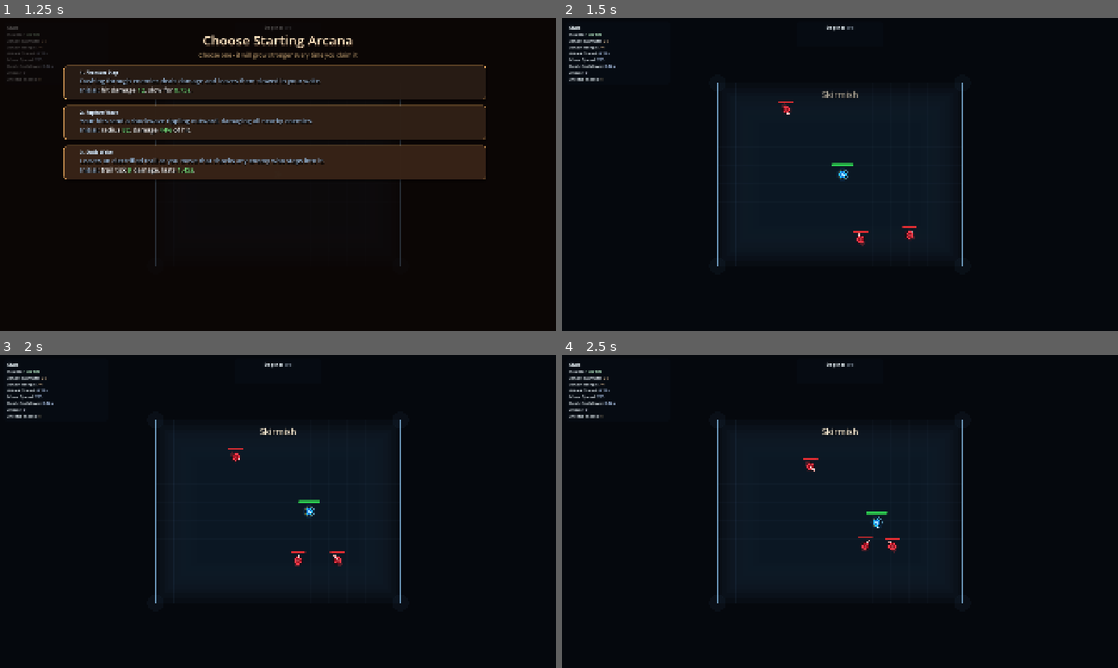
Above: before the commit, frames 1-4 (two rows, left to right).
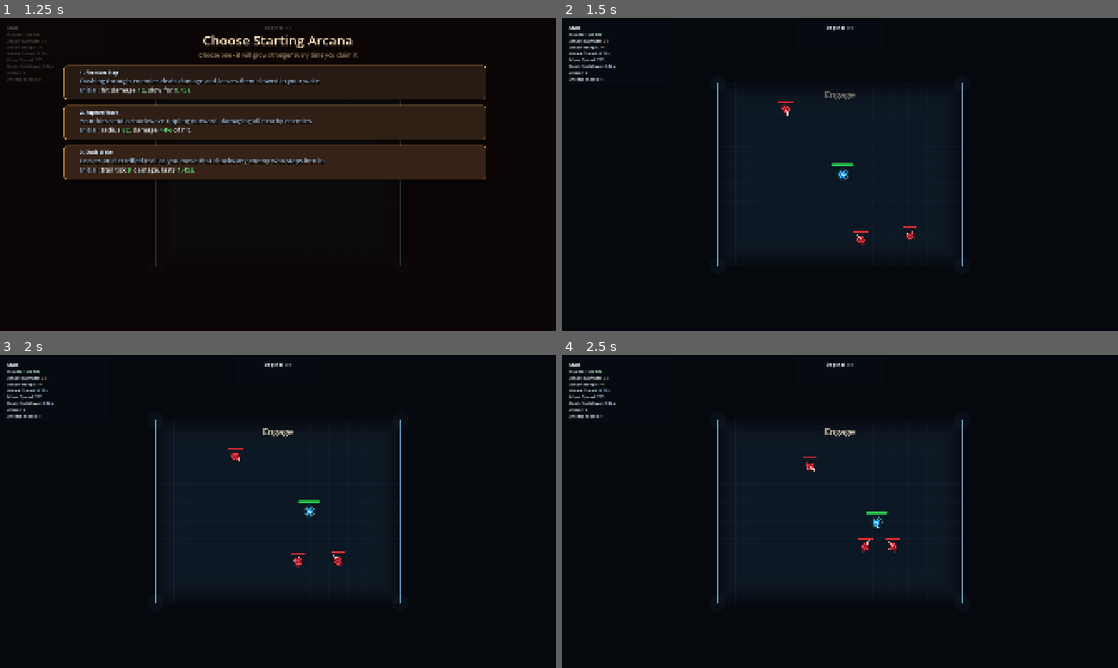
Above: after the commit, the same moments.

Repository: Excellund/AbyssalDescent
Game: Godot game, scene res://scenes/Menu.tscn
The game is run twice, just before and just after one commit, with the same random seed, the same clock (stepped at 60 frames per second) and the same inputs. Sound files missing from this copy of the repository are replaced by a short silence.
Inputs (mouse positions are in pixels of both pictures, inside the frame that each line leads up to):
- Up to frame 1 (1.25 s): click "Endless Mode" at 0.5 s
- Up to frame 2 (1.5 s): tap Enter at 1.25 s; move the mouse to (962, 158) at 1.27 s; hold D (move_right) from 1.28 s (still down); click (962, 158) at 1.35 s
- Up to frame 3 (2 s): keep holding D (move_right)
- Up to frame 4 (2.5 s): move the mouse to (728, 527) at 2.02 s; release D (move_right) at 2.03 s; hold S (move_down) from 2.03 s (still down); click (728, 527) at 2.1 s

Frame 1 is identical in both runs. In frame 2, 0.1% of the frame differs, in the area x 38-64%, y 23-72%; in frame 3, 0.2%; in frame 4, 0.2%, in the area x 43-61%, y 23-64%.

Commit message:
Add encounter intro grace period

Diff:
--- a/scripts/world_generator.gd
+++ b/scripts/world_generator.gd
@@ -161,6 +161,8 @@
 var objective_signal_fx_duration: float = 0.0
 var objective_signal_fx_strength: float = 1.0
 var objective_signal_fx_phase: float = 0.0
+
+var encounter_intro_grace_active: bool = false
 
 var hud: Node
 var renderer: Node2D
@@ -596,7 +598,9 @@
 	_keep_player_inside_current_room()
 	_keep_enemies_inside_current_room()
 	_keep_player_inside_camera_view()
-	_update_objective_state(delta)
+	var _grace_active := _update_encounter_intro_grace()
+	if not _grace_active:
+		_update_objective_state(delta)
 	_update_priority_target_marker(delta)
 	_try_use_door()
 	_update_encounter_state()
@@ -1260,6 +1264,7 @@
 		"active_player_mutators": _get_active_player_mutators_for_hud(),
 		"objective_target_flee_thresholds": objective_target_flee_thresholds,
 		"objective_target_next_flee_index": objective_target_next_flee_index,
+		"encounter_intro_grace_active": encounter_intro_grace_active,
 	}
 
 func _get_priority_target_health() -> int:
@@ -1741,6 +1746,7 @@
 func _begin_room(profile: Dictionary) -> void:
 	if profile.is_empty():
 		return
+	encounter_intro_grace_active = false
 	if is_instance_valid(player) and player.has_method("tick_objective_mutators_for_encounter"):
 		player.call("tick_objective_mutators_for_encounter")
 	in_boss_room = false
@@ -1810,6 +1816,7 @@
 		objective_max_enemies = 12 + int(floor(float(room_depth) * 0.6))
 		objective_overtime = false
 		_spawn_priority_target_enemy()
+	_start_encounter_intro_grace()
 
 func _enter_rest_site() -> void:
 	in_boss_room = false
@@ -1856,6 +1863,7 @@
 	boss.set("arena_size", current_room_size)
 	if boss.has_signal("died"):
 		boss.died.connect(_on_room_enemy_died)
+	_start_encounter_intro_grace()
 
 func _begin_second_boss_room() -> void:
 	in_boss_room = false
@@ -1881,6 +1889,7 @@
 	boss.set("arena_size", current_room_size)
 	if boss.has_signal("died"):
 		boss.died.connect(_on_room_enemy_died)
+	_start_encounter_intro_grace()
 
 func _spawn_profile_enemies(profile: Dictionary) -> int:
 	if not is_instance_valid(enemy_spawner):
@@ -2045,3 +2054,43 @@
 		if enemy is Node:
 			(enemy as Node).set_physics_process(not paused)
 			(enemy as Node).set_process(not paused)
+
+func _start_encounter_intro_grace() -> void:
+	encounter_intro_grace_active = true
+	if is_instance_valid(player) and player is CharacterBody2D:
+		(player as CharacterBody2D).velocity = Vector2.ZERO
+	_set_enemy_targets_passive(true)
+	hud.show_banner("Survey the arena", "")
+
+func _update_encounter_intro_grace() -> bool:
+	if not encounter_intro_grace_active:
+		return false
+	if not is_instance_valid(player):
+		return false
+	var move_input := Input.get_vector("move_left", "move_right", "move_up", "move_down")
+	var player_moving := move_input.length_squared() > 0.04 or (player as CharacterBody2D).velocity.length_squared() > 64.0
+	if player_moving:
+		encounter_intro_grace_active = false
+		_set_enemy_targets_passive(false)
+		hud.show_banner("Engage", "")
+		return false
+	return true
+
+func _set_enemy_targets_passive(passive: bool) -> void:
+	for enemy_node in get_tree().get_nodes_in_group("enemies"):
+		if not (enemy_node is CharacterBody2D):
+			continue
+		var enemy := enemy_node as CharacterBody2D
+		if passive:
+			enemy.set("target", null)
+			if enemy is CharacterBody2D:
+				enemy.velocity = Vector2.ZERO
+		else:
+			enemy.set("target", player)
+			var cooldown_key := ""
+			if enemy.get("attack_cooldown_left") != null:
+				cooldown_key = "attack_cooldown_left"
+			if not cooldown_key.is_empty():
+				var current_cd := float(enemy.get(cooldown_key))
+				if current_cd < 0.32:
+					enemy.set(cooldown_key, 0.32)
--- a/scripts/world_hud.gd
+++ b/scripts/world_hud.gd
@@ -304,6 +304,8 @@
 	var objective_exposure_left := float(state.get("objective_exposure_left", 0.0))
 	var objective_last_relocated_escort_count := int(state.get("objective_last_relocated_escort_count", 0))
 	var objective_relocation_hint_left := float(state.get("objective_relocation_hint_left", 0.0))
+	var encounter_intro_grace_left := float(state.get("encounter_intro_grace_left", 0.0))
+	var encounter_intro_grace_active := bool(state.get("encounter_intro_grace_active", false))
 
 	if run_cleared:
 		status_label.text = "[center][b]Depth %d[/b]\n[color=#A8FFB0]Run Clear[/color][/center]" % room_depth
@@ -320,6 +322,17 @@
 		status_label.text = "[center][b]Depth %d[/b][/center]" % room_depth
 	else:
 		status_label.text = "[center][b]Depth %d[/b]  [color=#A5B6C9]%d/%d[/color][/center]" % [room_depth, rooms_cleared, _encounter_count]
+
+	if encounter_intro_grace_active:
+		status_label.text += "\n[center][color=#C8F0FF]Move to engage[/color][/center]"
+		var grace_text_h := maxf(34.0, status_label.get_content_height())
+		if status_panel != null:
+			status_panel.custom_minimum_size.y = maxf(84.0, status_label.position.y + grace_text_h + 30.0)
+		if status_mutator_icon != null:
+			status_mutator_icon.visible = false
+		if status_mutator_label != null:
+			status_mutator_label.visible = false
+		return
 
 	if objective_kind == "survival":
 		if objective_overtime:
